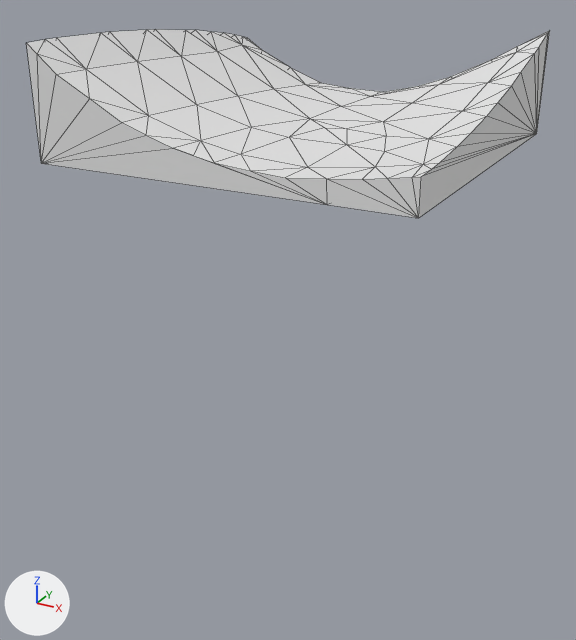
One commit to the glTF model assets/terrain/surface_pieces/surf_21_5.glb: the scene before it, then after it.
Before and after are seen from a 50 mm lens placed at (2.53, 72.74, -22.77), pointed at (-2.61, 82.1, -27.45). Lighting does not change. The marker at lower left points along +X, +Y and +Z. The picture after the commit comes second. Mesh edges are drawn as thin lines. Where no turn or scale is listed for an object, it has been applied to the vertices.

The first picture shows 'geometry_0'.
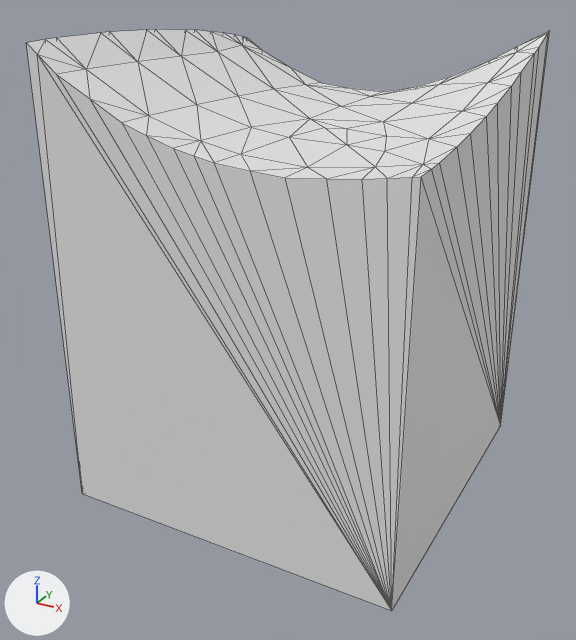
Location of each change, [x1, y1, x2, y2] in pixels of the pictures (576 x 640 px; the box of a moved part takes in the faces that stretch with it):
'geometry_0', reshaped (207% taller): before [26, 29, 550, 218]; after [26, 29, 550, 611]
part 1 of me_geometry_0, moved or reshaped: before [33, 48, 545, 218]; after [33, 48, 545, 611]

Diff of the bpy script that builds the scene:
```diff
--- a/assets/terrain/surface_pieces/surf_21_5.glb.py
+++ b/assets/terrain/surface_pieces/surf_21_5.glb.py
@@ me_geometry_0 @@
 # used by ob_geometry_0; location = (0.0, 0.0, 0.0)
-me_geometry_0.from_pydata(...)  # 87 vertices, 170 faces; spans x -5.0..0.0, y 80.0..85.0, z -25.0..-23.53
+me_geometry_0.from_pydata(...)  # 86 vertices, 168 faces; spans x -5.0..0.0, y 80.0..85.0, z -30.0..-23.53
+# me_geometry_0 part 1
+# 5 vertices are removed from x -5.0..0.0, y 80.0..85.0, z -25.0
+# 58 faces are deleted
+# 4 vertices are added at (-5.0, 85.0, -30.0), (-5.0, 80.0, -30.0), (0.0, 85.0, -30.0), (0.0, 80.0, -30.0)
+# 56 new faces join them
```
